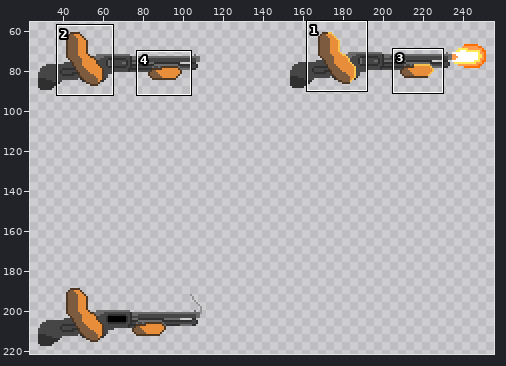
A sprite sheet gets an edit: Assets/Art/Sprites/Player/Shotgun/PizzakaiMainCharacterSGShoot-Sheet.png. Above, an overview of the earlier version with the close-up marked.
Close-up. Before:
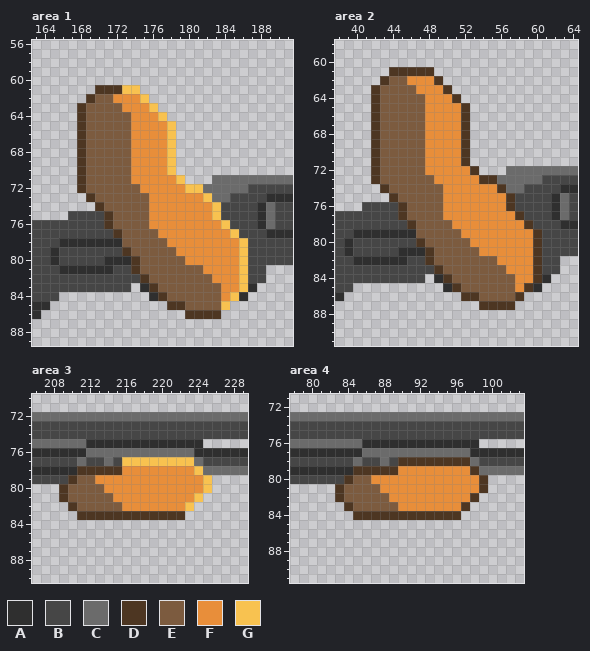
The file is 256x256 pixels. Shown: area 1: x 163..191, y 56..89; area 2: x 38..64, y 58..91; area 3: x 206..229, y 70..90; area 4: x 78..103, y 71..91. The wide view leaves out empty margins. The commit also changed other parts of the picture, which this record leaves out.
Palette (. is transparent): A #2f2f2f  B #464646  C #6b6b6b  D #4d3622  E #7c5b3f  F #e88e3a  G #f8c250
Pixels before, area 1, first column x 163:
61 .......DDDGG.................
62 ......DEEFFFG................
63 .....DEEEEFFFG...............
64 .....DEEEEEFFFG..............
65 .....DEEEEEFFFFG.............
66 .....DEEEEEFFFFG.............
67 .....DEEEEEFFFFG.............
68 .....DEEEEEFFFFG.............
69 .....DEEEEEFFFFG.............
70 .....DEEEEEFFFFG.............
71 .....DEEEEEFFFFFG...CCCCCCCCC
72 .....DEEEEEEFFFFFGGCCCCCBBBBB
73 ......DEEEEEEFFFFFFGCCBBBBAAA
74 .......DEEEEEFFFFFFFGBBBBACBB
75 ....BBBBDEEEEFFFFFFFGBBBBACBB
76 BBBBBBBBDEEEEFFFFFFFFGBBBACBB
77 BBBBBBBBBDEEEEFFFFFFFFGBBBAAA
78 BBBAAAAAAAEEEEEFFFFFFFFGBBBBB
79 BBABBBBBBBDEEEEEFFFFFFFGBBBBB
80 BBABBBBBAAADEEEEEFFFFFFGBBBBB
81 BBBAAAAAABBDEEEEEEEFFFFGBB...
82 BBBBBBBBBBBBDEEEEEEEFFFGBB...
83 BBBBBBBBBBB.ADEEEEEEEFFGA....
84 BBB..........ADEEEEEEFGA.....
85 AA.............DDEEEEG.......
86 A................DDDD........
Pixels before, area 2, first column x 38:
61 ......DDDDD................
62 .....DEEFFFD...............
63 ....DEEEEFFFD..............
64 ....DEEEEEFFFD.............
65 ....DEEEEEFFFFD............
66 ....DEEEEEFFFFD............
67 ....DEEEEEFFFFD............
68 ....DEEEEEFFFFD............
69 ....DEEEEEFFFFD............
70 ....DEEEEEFFFFD............
71 ....DEEEEEFFFFD............
72 ....DEEEEEFFFFFD...CCCCCCCC
73 ....DEEEEEEFFFFFDDCCCCCBBBB
74 .....DEEEEEEFFFFFFDCCBBBBAA
75 ......DEEEEEFFFFFFFDBBBBACB
76 ...BBBBDEEEEFFFFFFFDBBBBACB
77 BBBBBBBDEEEEFFFFFFFFDBBBACB
78 BBBBBBBBDEEEEFFFFFFFFDBBBAA
79 BBAAAAAAAEEEEEFFFFFFFFDBBBB
80 BABBBBBBBDEEEEEFFFFFFFDBBBB
81 BABBBBBAAADEEEEEFFFFFFDBBBB
82 BBAAAAAABBDEEEEEEEFFFFDBB..
83 BBBBBBBBBBBDEEEEEEEFFFDBB..
84 BBBBBBBBBB.ADEEEEEEEFFDA...
85 BB..........ADEEEEEEFDA....
86 A.............DDEEEED......
87 ................DDDD.......
Pixels before, area 3, first column x 206:
72 CCCCCCCCCCCCCCCCCCCCCCCC
73 BBBBBBBBBBBBBBBBBBBBBBBB
74 BBBBBBBBBBBBBBBBBBBBBBBB
75 CCCCCCAAAAAAAAAAAAA.....
76 AAAAAACCCCCCCCCCCCAAAAAA
77 BBBBBCBBCBGGGGGGGGCBBBBB
78 AAAAADDDDDFFFFFFFFGCCCCC
79 BBBBDEEFFFFFFFFFFFFG....
80 ...DEEEEFFFFFFFFFFFG....
81 ...DEEEEEFFFFFFFFFG.....
82 ....DEEEEEFFFFFFFG......
83 .....DDDDDDDDDDDD.......
Pixels before, area 4, first column x 78:
73 CCCCCCCCCCCCCCCCCCCCCCCCCC
74 BBBBBBBBBBBBBBBBBBBBBBBBBB
75 BBBBBBBBBBBBBBBBBBBBBBBBBB
76 CCCCCCCCAAAAAAAAAAAAA.....
77 AAAAAAAACCCCCCCCCCCCAAAAAA
78 BBBBBBBCBBCBDDDDDDDDCBBBBB
79 AAAAAAADDDDDFFFFFFFFDCCCCC
80 BBBBBBDEEFFFFFFFFFFFFD....
81 .....DEEEEFFFFFFFFFFFD....
82 .....DEEEEEFFFFFFFFFD.....
83 ......DEEEEEFFFFFFFD......
84 .......DDDDDDDDDDDD.......
And afterwards:
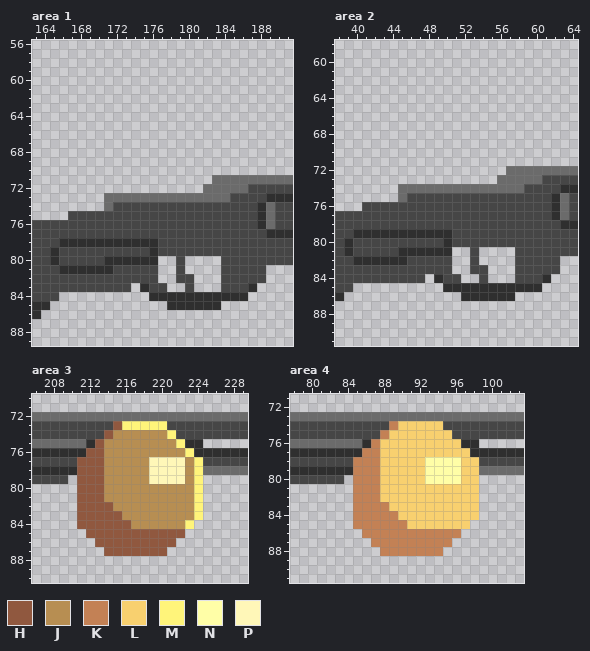
Colours new in this view: H #90583f  J #b78e52  K #c38155  L #f8d06f  M #fff47a  N #fffea7  P #fff7b8
Diff:
Changed rows in their new state; - is an unchanged pixel.
Area 1:
first column x 168:
61 --.....------------
62 -.......-----------
63 .........----------
64 ..........---------
65 ...........--------
66 ...........--------
67 ...........--------
68 ...........--------
69 ...........--------
70 ...........--------
71 ............-------
72 ..............-----
73 -..CCCCCCCCCCCC----
74 --.CBBBBBBBBBBBB---
75 ---BBBBBBBBBBBBB---
76 ---BBBBBBBBBBBBBB--
77 ----BBBBBBBBBBBBBB-
78 -----AAAABBBBBBBBBB
79 -----BBBABBBBBBBBBB
80 ------AAA..B....BBB
81 ------BBB..B....BBB
82 -------BB..BB...BBB
83 --------BB..B...BBB
84 ---------AAAAAAAAA-
85 ----------AAAAAA.--
86 ------------....---
Area 2:
first column x 42:
61 --.....------------
62 -.......-----------
63 .........----------
64 ..........---------
65 ...........--------
66 ...........--------
67 ...........--------
68 ...........--------
69 ...........--------
70 ...........--------
71 ...........--------
72 ............-------
73 ..............-----
74 -..CCCCCCCCCCCC----
75 --.CBBBBBBBBBBBB---
76 ---BBBBBBBBBBBBB---
77 ---BBBBBBBBBBBBBB--
78 ----BBBBBBBBBBBBBB-
79 -----AAAABBBBBBBBBB
80 -----BBBABBBBBBBBBB
81 ------AAA..B....BBB
82 ------BBB..B....BBB
83 -------BB..BB...BBB
84 --------BB..B...BBB
85 ---------AAAAAAAAA-
86 ----------AAAAAA.--
87 ------------....---
Area 3:
first column x 209:
73 ------HMMMMM-----
74 -----HJJJJJJM----
75 ----HJJJJJJJJM---
76 ---HHJJJJJJJJJM--
77 --HHHJJJJJPPPPJM-
78 --HHHJJJJJPPPPJM-
79 -.HHHJJJJJPPPPJM.
80 ..HHHJJJJJJJJJJM.
81 ..HHHJJJJJJJJJJM-
82 -.HHHHJJJJJJJJJM-
83 --HHHHHJJJJJJJJM-
84 --HHHHHHJJJJJJM--
85 ---HHHHHHHHHHH---
86 ----HHHHHHHHH----
87 -----HHHHHHH-----
Area 4:
first column x 83:
74 ------KLLLLL-----
75 -----KLLLLLLL----
76 ----KLLLLLLLLL---
77 ---KKLLLLLLLLLL--
78 --KKKLLLLLNNNNLL-
79 --KKKLLLLLNNNNLL-
80 -.KKKLLLLLNNNNLL.
81 ..KKKLLLLLLLLLLL.
82 ..KKKLLLLLLLLLLL-
83 -.KKKKLLLLLLLLLL-
84 --KKKKKLLLLLLLLL-
85 --KKKKKKLLLLLLL--
86 ---KKKKKKKKKKK---
87 ----KKKKKKKKK----
88 -----KKKKKKK-----
